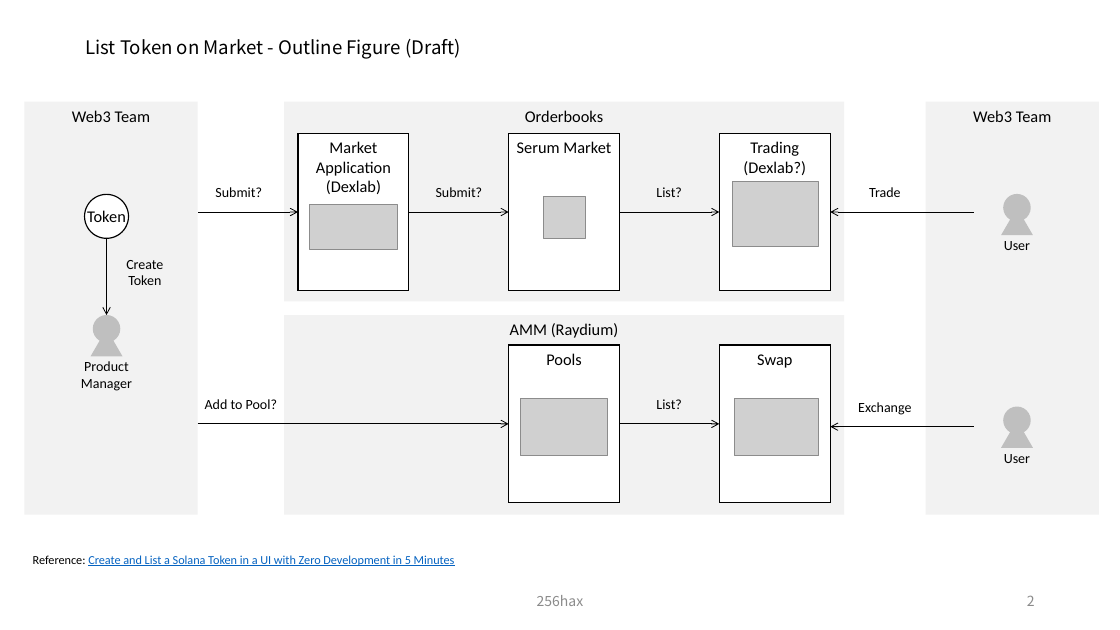
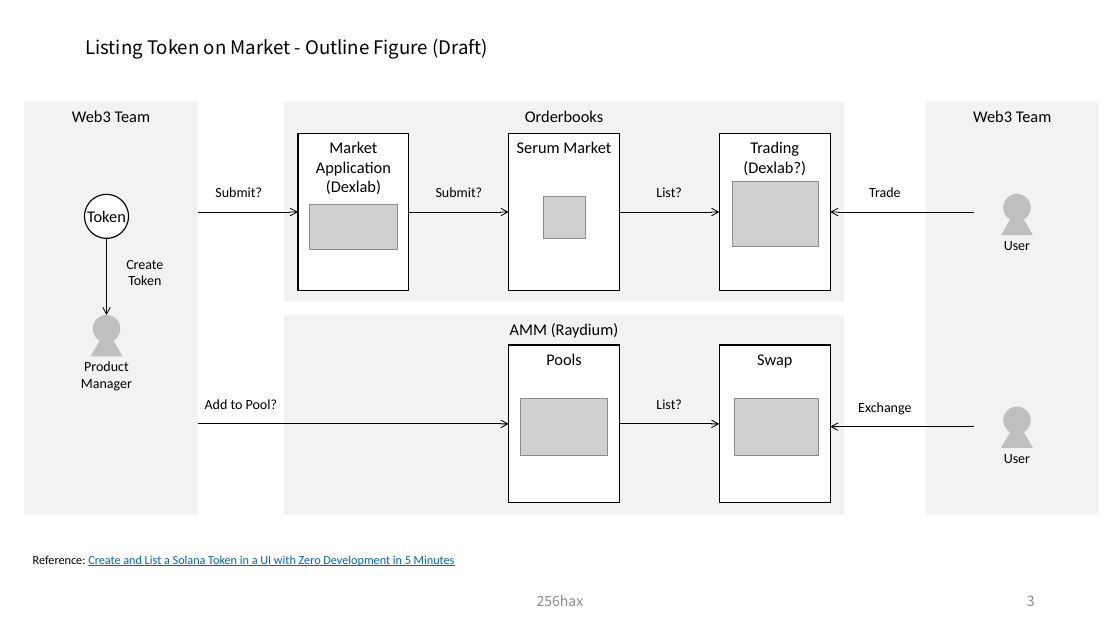
Before and after one commit to SmartGru25/Solana-React-Minimal, a slide deck: slide 4 of docs/Solana_Blockchain_Outline_Figure.pptx (slide 3 before the commit). Drawn at 1120x630 pixels with LibreOffice and Linux fonts; fonts in the diff are those of the drawing; grey boxes stand for pictures. Boxes give left, top, right and bottom in pixels: in the first picture for what was removed or moved away, otherwise in the second. Text is boxed around its words. In the diff, an @@ line names an element or a change of style, - is before the commit and + after.

```diff
--- a/docs/Solana_Blockchain_Outline_Figure.pptx
+++ b/docs/Solana_Blockchain_Outline_Figure.pptx
@@ title at [85,39,488,59]: text changed @@
-List Token on Market - Outline Figure (Draft)
+Listing Token on Market - Outline Figure (Draft)
@@ page number at [1027,595,1035,606]: text changed @@
-2
+3
```
Also in this commit, not shown: 2 other slides changed, 4 slides added, 1 other file.
